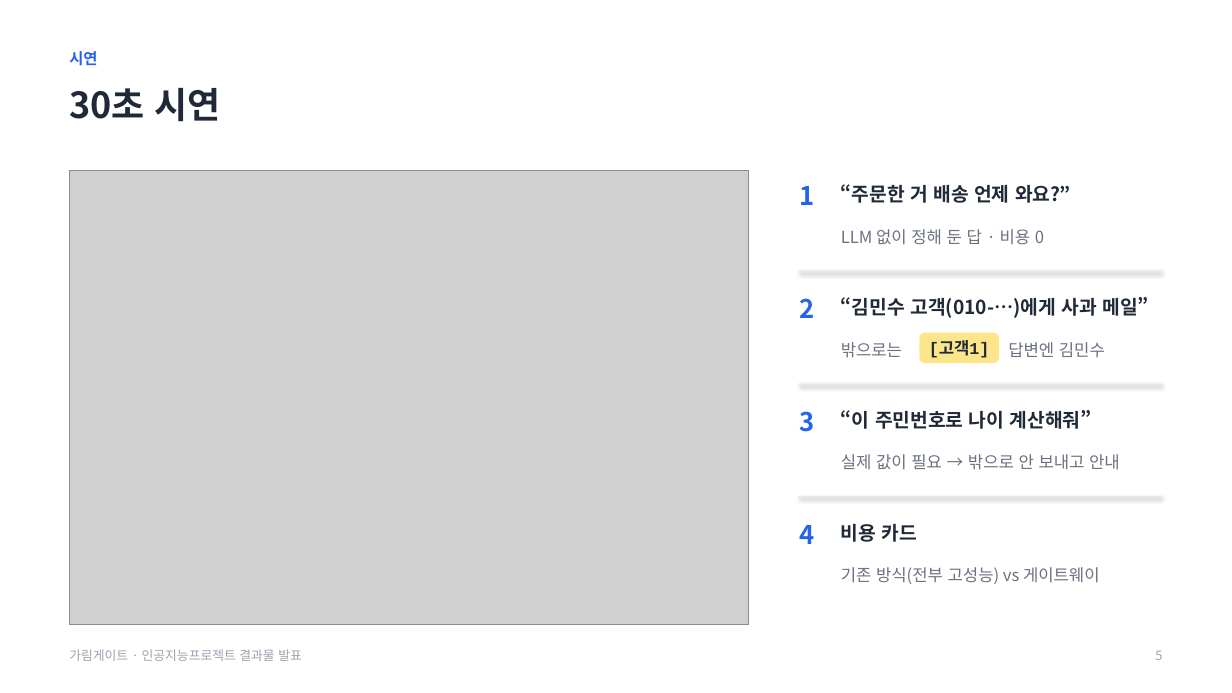
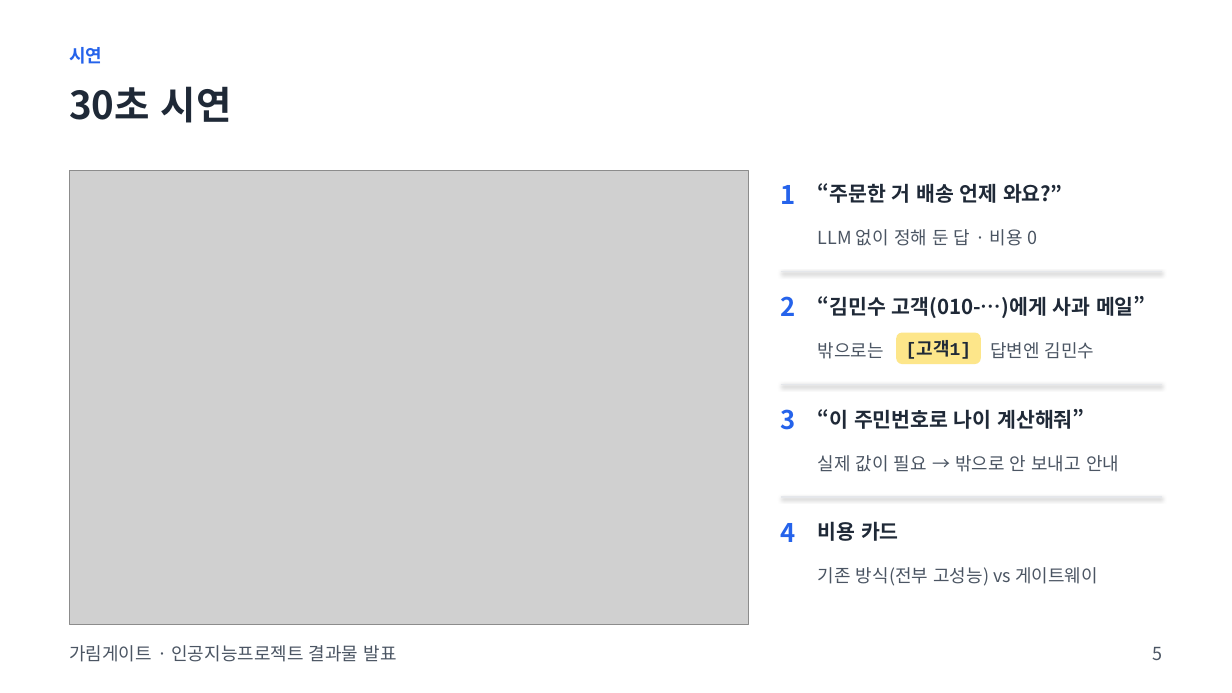
Before and after one commit to baesanggue/ai-gateway, a slide deck: slide 5 of docs/presentation/2026-11-17-garimgate.pptx. Drawn at 1232x693 pixels with LibreOffice and Linux fonts; fonts in the diff are those of the drawing; grey boxes stand for pictures. Boxes give left, top, right and bottom in pixels: in the first picture for what was removed or moved away, otherwise in the second. Text is boxed around its words. In the diff, an @@ line names an element or a change of style, - is before the commit and + after.

```diff
--- a/docs/presentation/2026-11-17-garimgate.pptx
+++ b/docs/presentation/2026-11-17-garimgate.pptx
@@ text "시연" at box(69, 47, 102, 64): size 12 to 14 pt @@
@@ text "30초 시연" at box(69, 86, 232, 123): size 28 to 30 pt @@
@@ text "“주문한 거 배송 언제 와요?”": place and size @@
-text "“주문한 거 배송 언제 와요?”" at box(841, 184, 1071, 203)
+text "“주문한 거 배송 언제 와요?”" at box(818, 183, 1062, 203)
@@ text "LLM 없이 정해 둔 답 ...": place and size @@
-text "LLM 없이 정해 둔 답 ..." at box(841, 229, 1044, 245)
+text "LLM 없이 정해 둔 답 ..." at box(818, 229, 1038, 246)
@@ line moved from (799, 272) - (1163, 272) to (781, 272) - (1163, 272) @@
@@ text "“김민수 고객(010-…)에게 사과 메일”": place and size @@
-text "“김민수 고객(010-…)에게 사과 메일”" at box(841, 297, 1149, 318)
+text "“김민수 고객(010-…)에게 사과 메일”" at box(818, 296, 1146, 318)
@@ size 13 to 14 pt, text colour #6B7280 to #4B5563 in 5 elements at box(990, 342, 1095, 359), box(818, 229, 1038, 246), box(818, 455, 1119, 472), box(818, 567, 1098, 586), box(818, 342, 884, 359) @@
@@ text "밖으로는": place and size @@
-text "밖으로는" at box(841, 342, 902, 358)
+text "밖으로는" at box(818, 342, 884, 359)
@@ rounded rectangle "[고객1]": place and size @@
-rounded rectangle "[고객1]" at box(920, 333, 999, 363)
+rounded rectangle "[고객1]" at box(897, 333, 982, 364)
@@ rounded rectangle "[고객1]" at box(897, 333, 982, 364): size 13 to 14 pt @@
@@ line moved from (799, 384) - (1163, 384) to (781, 384) - (1163, 384) @@
@@ size 15 to 16 pt in 4 elements at box(818, 521, 899, 541), box(818, 183, 1062, 203), box(818, 296, 1146, 318), box(818, 409, 1084, 429) @@
@@ text "“이 주민번호로 나이 계산해줘”": place and size @@
-text "“이 주민번호로 나이 계산해줘”" at box(841, 410, 1092, 429)
+text "“이 주민번호로 나이 계산해줘”" at box(818, 409, 1084, 429)
@@ text "실제 값이 필요 → 밖으로 ...": place and size @@
-text "실제 값이 필요 → 밖으로 ..." at box(841, 454, 1120, 470)
+text "실제 값이 필요 → 밖으로 ..." at box(818, 455, 1119, 472)
@@ line moved from (799, 497) - (1163, 497) to (781, 497) - (1163, 497) @@
@@ 5 texts: place and size @@
-5 texts at box(799, 186, 1105, 544)
+5 texts at box(781, 185, 1095, 542)
@@ text "비용 카드": place and size @@
-text "비용 카드" at box(841, 524, 917, 542)
+text "비용 카드" at box(818, 521, 899, 541)
@@ text "기존 방식(전부 고성능) vs 게이트웨이": place and size @@
-text "기존 방식(전부 고성능) vs 게이트웨이" at box(841, 567, 1100, 584)
+text "기존 방식(전부 고성능) vs 게이트웨이" at box(818, 567, 1098, 586)
@@ text "가림게이트 · 인공지능프로젝트 결과물 발표" at box(69, 645, 396, 662): size 10 to 14 pt, text colour #9CA3AF to #4B5563 @@
@@ text "5" at box(1152, 647, 1162, 660): size 10 to 14 pt, text colour #9CA3AF to #4B5563 @@
```
Also in this commit, not shown: 8 other slides changed, 1 other file.
